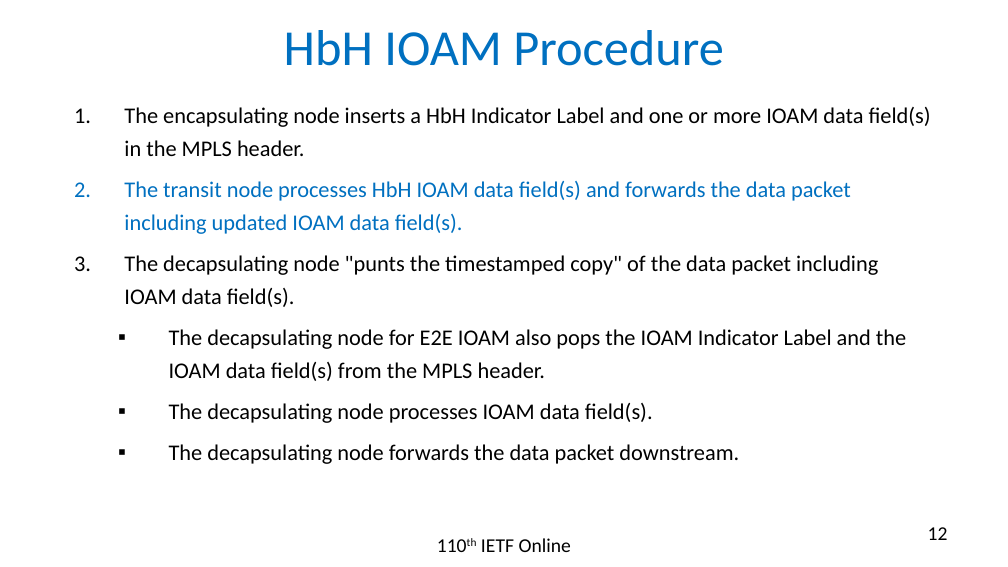
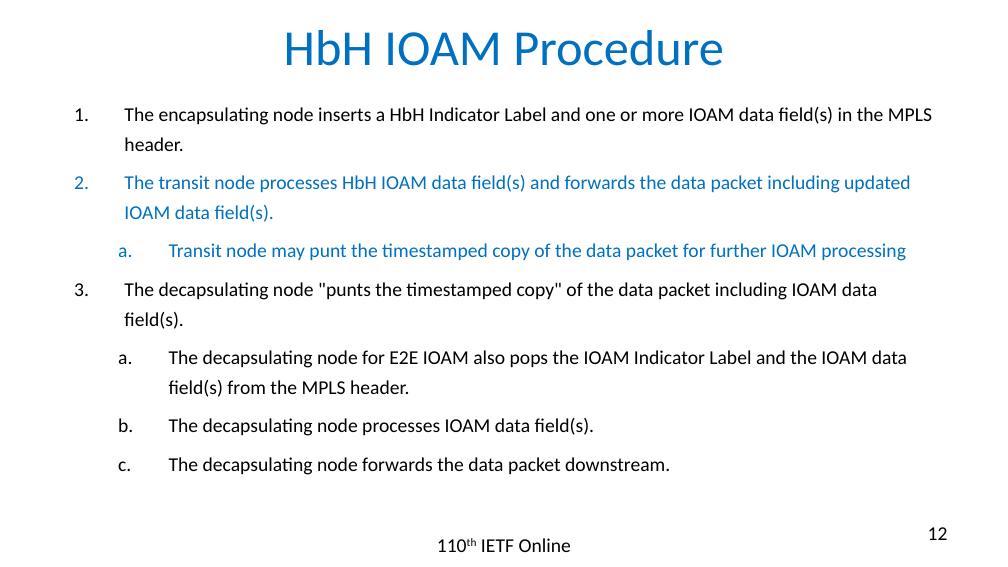
Before and after one commit to rakgandhi/ietf-slides, a slide deck: slide 12 of draft-gandhi-mpls-ioam-sr-05.pptx. Drawn at 1008x567 pixels with LibreOffice and Linux fonts; fonts in the diff are those of the drawing. Boxes give left, top, right and bottom in pixels: in the first picture for what was removed or moved away, otherwise in the second. Text is boxed around its words. In the diff, an @@ line names an element or a change of style, - is before the commit and + after.

```diff
--- a/draft-gandhi-mpls-ioam-sr-05.pptx
+++ b/draft-gandhi-mpls-ioam-sr-05.pptx
@@ text at (x1=124, y1=107, x2=932, y2=475): size 16 to 14 pt in "The encapsulating node inserts a HbH Indicator ...", "The transit node processes HbH IOAM data ...", "The decapsulating node "punts the timestamped copy" ...", "The decapsulating node for E2E IOAM also ..." and 2 more places; line spacing 23.4pt to 21.4pt; bullet ▪ to a. @@
@@ text at (x1=169, y1=243, x2=906, y2=261): paragraph added @@
+  a. Transit node may punt the timestamped copy of the data packet for further IOAM processing
```
Also in this commit, not shown: 5 other slides changed, 1 other file.
